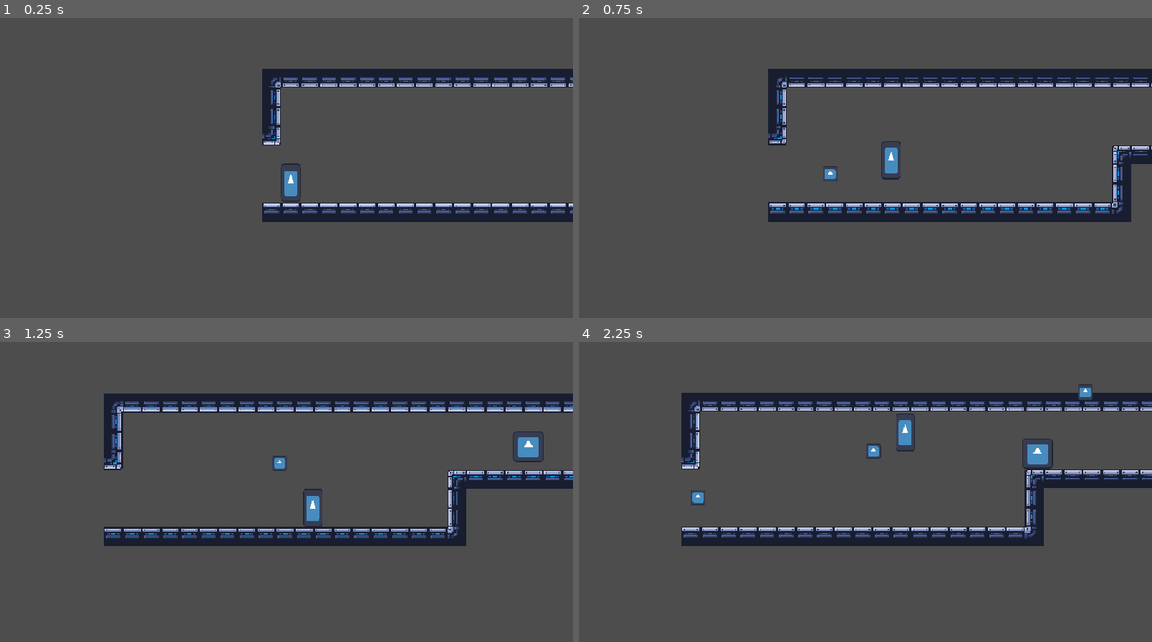
Above: before the commit, frames 1-4 (two rows, left to right).
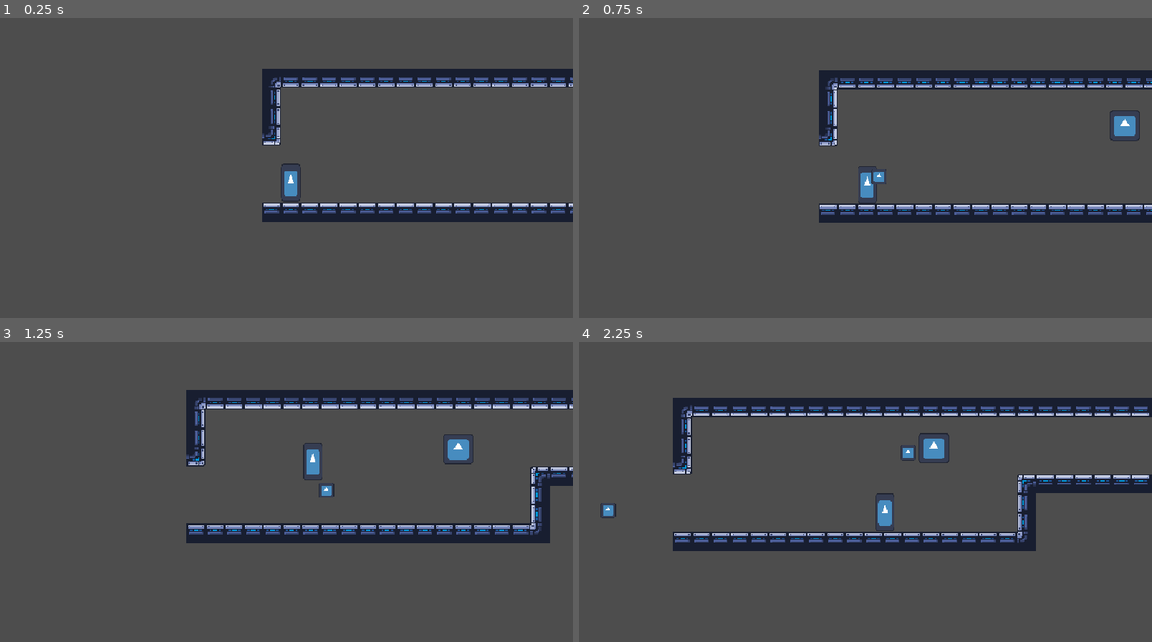
Above: after the commit, the same moments.

Repository: ygda-org/revolver
Game: Godot game, scene res://main/main.tscn
Two runs of this game, one before a commit and one after it. Both use one fixed random seed, a clock stepped at 60 frames per second and the inputs below. The engine's default icon, where the game draws it, is replaced by a stand-in: a white triangle on a blue panel in a dark square.
Inputs (mouse positions are in pixels of both pictures, inside the frame that each line leads up to):
- Up to frame 1 (0.25 s): no input
- Up to frame 2 (0.75 s): tap Enter (ui_accept) at 0.5 s; move the mouse to (991, 141) at 0.52 s; hold D (right) from 0.53 s (still down); click (991, 141) at 0.6 s
- Up to frame 3 (1.25 s): keep holding D (right); tap Space (jump) at 0.77 s
- Up to frame 4 (2.25 s): move the mouse to (750, 498) at 1.27 s; click (750, 498) at 1.35 s; tap Space (jump) at 1.52 s; move the mouse to (922, 411) at 2.02 s; release D (right) at 2.03 s; hold A (left) from 2.03 s (still down); click (922, 411) at 2.1 s

Frame 1 is identical in both runs. In frame 2, 8.6% of the frame differs, in the area x 33-100%, y 16-69%; in frame 3, 13%, in the area x 18-100%, y 15-69%; in frame 4, 12%.

Commit message:
sdpofwfw

Diff:
--- a/enemies/enemy_component.gd
+++ b/enemies/enemy_component.gd
@@ -3,8 +3,13 @@
 
 @export var health: int = 50
 
-func hit(resource: BulletResource):
-	health -= resource.damage
+var burn_dur: int = 0
+
+func _ready():
+	GameState.active_enemies.append(self)
+
+func hit(dmg: int):
+	health -= dmg
 	if health <= 0:
 		die()
 		return
@@ -19,3 +24,13 @@
 
 func _on_freeze_timer_timeout():
 	pass # Replace with function body.
+
+func burn(amount):
+	burn_dur += amount
+	$BurnTimer.start()
+
+func _on_burn_timer_timeout():
+	health -= 1
+	burn_dur -= 1
+	if burn_dur:
+		$BurnTimer.start()
--- a/enemies/enemy_component.tscn
+++ b/enemies/enemy_component.tscn
@@ -8,4 +8,8 @@
 [node name="FreezeTimer" type="Timer" parent="." unique_id=91166298]
 one_shot = true
 
+[node name="BurnTimer" type="Timer" parent="." unique_id=1690637868]
+one_shot = true
+
 [connection signal="timeout" from="FreezeTimer" to="." method="_on_freeze_timer_timeout"]
+[connection signal="timeout" from="BurnTimer" to="." method="_on_burn_timer_timeout"]
--- a/globals/game_state.gd
+++ b/globals/game_state.gd
@@ -3,6 +3,9 @@
 signal level_started
 
 var player: Player
+
+## array of all active enemy components
+var active_enemies: Array[EnemyComponent]
 
 var chosen_barrel: Array[BulletResource] = []
 var active_barrel: Array[BulletResource] = []
@@ -11,7 +14,8 @@
 
 func _ready():
 	for i in range(barrel_size):
-		active_barrel.append(load("uid://buewsi61jgls0"))
+		active_barrel.append(load("uid://cllwws72eb4kk"))
+	active_barrel[0] = (load("uid://croa2j6asmrij"))
 
 ## cycle bullet by dir, then mod by barrel size
 func bullet_cycle(dir: int):
@@ -28,3 +32,15 @@
 	active_barrel[barrel_index] = load("uid://c7kvyedwvgnr0") # empty slot
 	bullet_cycle(1)
 	return bullet
+
+## pass in global position, get enemy component of nearest enemy
+func get_closest_enemy_to_position(pos: Vector2):
+	if not active_enemies:
+		return null
+	var closest: EnemyComponent = active_enemies[0]
+	for enemy in active_enemies:
+		if not enemy:
+			continue
+		if pos.distance_squared_to(enemy.global_position) < pos.distance_squared_to(closest.global_position):
+			closest = enemy
+	return closest
--- a/main/main.tscn
+++ b/main/main.tscn
@@ -12,4 +12,4 @@
 [node name="Tunnel" parent="." unique_id=188045053 instance=ExtResource("3_c651c")]
 
 [node name="Trishot" parent="." unique_id=884423335 instance=ExtResource("3_xwkvk")]
-position = Vector2(369, 43)
+position = Vector2(279, 42)
--- a/player/bullet/base_bullet_resource.gd
+++ b/player/bullet/base_bullet_resource.gd
@@ -2,15 +2,18 @@
 class_name BulletResource
 
 @export var damage: int = 10
-@export var speed: float
+@export var speed: float = 350
 @export var recoil: float = 0.0
 @export var effect: effects
 @export var effect_strength: float = 0.0
 ## if true, then runs the bullet effect when you shoot, as opposed to when you hit an enemy
 @export var effect_on_shot: bool = false
+@export var called_in_process: bool = false
 
 enum effects {
 	NONE,
 	FREEZE,
-	DASH
+	DASH,
+	FIRE,
+	COIN
 }
--- a/player/bullet/bullet.gd
+++ b/player/bullet/bullet.gd
@@ -1,31 +1,43 @@
 extends Area2D
 class_name PlayerBullet
 
+var delta_time_save: float
+
 var direction: Vector2
+var vel: Vector2
 var resource: BulletResource
 var player: Player
 
+var damage: int
+
 var effect_methods = {
 	BulletResource.effects.FREEZE: Callable(freeze),
-	BulletResource.effects.DASH: Callable(dash)
+	BulletResource.effects.DASH: Callable(dash),
+	BulletResource.effects.FIRE: Callable(fire),
+	BulletResource.effects.COIN: Callable(coin_gravity)
 }
 
 var thing_i_hit: EnemyComponent
 
 func _ready():
+	damage = resource.damage
+	vel = direction * resource.speed
 	if resource.effect_on_shot:
 		effect_methods[resource.effect].call()
 
 func _process(delta):
+	delta_time_save = delta
 	if direction:
-		position += direction * resource.speed * delta
+		position += vel * delta
+	if resource.called_in_process:
+		effect_methods[resource.effect].call()
 
-func _on_body_entered(body: PhysicsBody2D):
+func _on_body_entered(body: Object):
 	var enemy_component: EnemyComponent = body.find_child("EnemyComponent")
 	if not enemy_component:
 		call_deferred("queue_free")
 		return
-	enemy_component.hit(resource)
+	enemy_component.hit(damage)
 	thing_i_hit = enemy_component
 	if not resource.effect_on_shot and resource.effect in effect_methods:
 		effect_methods[resource.effect].call()
@@ -41,3 +53,20 @@
 
 func dash():
 	player.dash(direction, resource.effect_strength)
+
+func fire():
+	thing_i_hit.burn(resource.effect_strength)
+
+func coin_gravity():
+	vel /= (1 + delta_time_save)
+	vel.y += 100 * delta_time_save
+
+# entered another bullet
+func _on_area_entered(area: PlayerBullet):
+	if area.resource.effect == BulletResource.effects.COIN:
+		damage *= area.resource.effect_strength
+		var closest_enemy = GameState.get_closest_enemy_to_position(global_position)
+		if not closest_enemy:
+			return
+		direction = global_position.direction_to(closest_enemy.global_position)
+		vel = resource.speed * direction * area.resource.effect_strength
--- a/player/bullet/bullet.tscn
+++ b/player/bullet/bullet.tscn
@@ -7,7 +7,7 @@
 radius = 7.0
 
 [node name="Bullet" type="Area2D" unique_id=487243789]
-collision_layer = 0
+collision_layer = 2
 collision_mask = 2
 script = ExtResource("1_k2a0t")
 
@@ -21,5 +21,6 @@
 [node name="VisibleOnScreenNotifier2D" type="VisibleOnScreenNotifier2D" parent="." unique_id=175631859]
 rect = Rect2(-1, -1, 2, 2)
 
+[connection signal="area_entered" from="." to="." method="_on_area_entered"]
 [connection signal="body_entered" from="." to="." method="_on_body_entered"]
 [connection signal="screen_exited" from="VisibleOnScreenNotifier2D" to="." method="_on_visible_on_screen_notifier_2d_screen_exited"]
--- /dev/null
+++ b/player/bullet/bullet_resources/coin.tres
@@ -0,0 +1,12 @@
+[gd_resource type="Resource" script_class="BulletResource" format=3 uid="uid://croa2j6asmrij"]
+
+[ext_resource type="Script" uid="uid://cmear8uu7c65f" path="res://player/bullet/base_bullet_resource.gd" id="1_yel5m"]
+
+[resource]
+script = ExtResource("1_yel5m")
+damage = 0
+speed = 200.0
+effect = 4
+effect_strength = 2.5
+called_in_process = true
+metadata/_custom_type_script = "uid://cmear8uu7c65f"
--- a/player/bullet/bullet_resources/empty.tres
+++ b/player/bullet/bullet_resources/empty.tres
@@ -4,4 +4,5 @@
 
 [resource]
 script = ExtResource("1_jdyli")
+speed = 0.0
 metadata/_custom_type_script = "uid://cmear8uu7c65f"
--- /dev/null
+++ b/player/bullet/bullet_resources/fire.tres
@@ -0,0 +1,10 @@
+[gd_resource type="Resource" script_class="BulletResource" format=3 uid="uid://dadq47x8x1qxj"]
+
+[ext_resource type="Script" uid="uid://cmear8uu7c65f" path="res://player/bullet/base_bullet_resource.gd" id="1_pau6k"]
+
+[resource]
+script = ExtResource("1_pau6k")
+speed = 200.0
+effect = 3
+effect_strength = 4.0
+metadata/_custom_type_script = "uid://cmear8uu7c65f"
